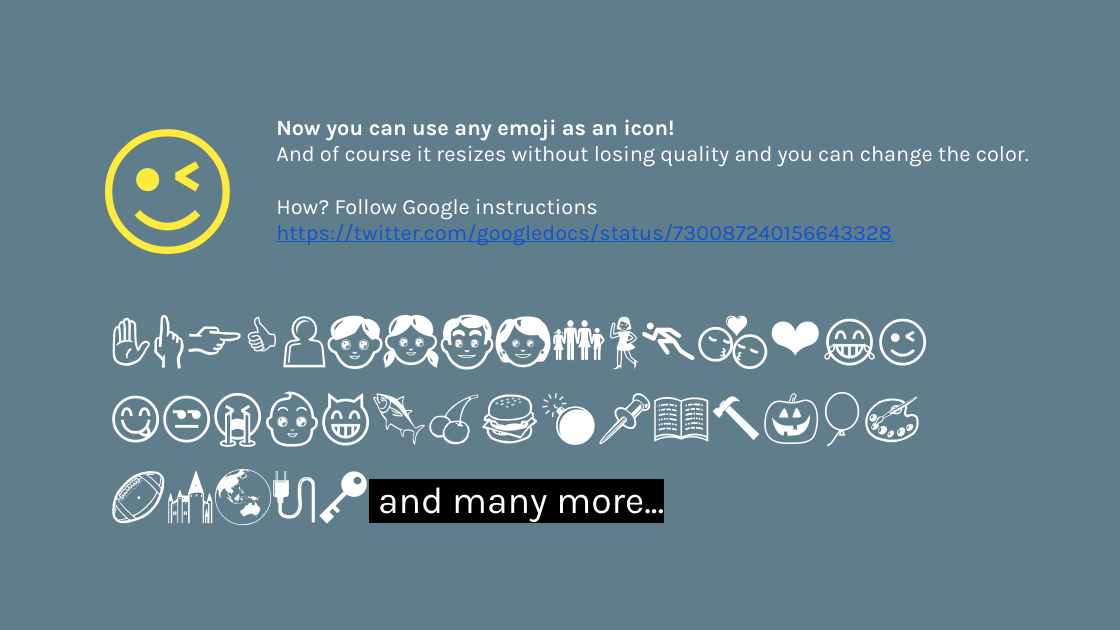
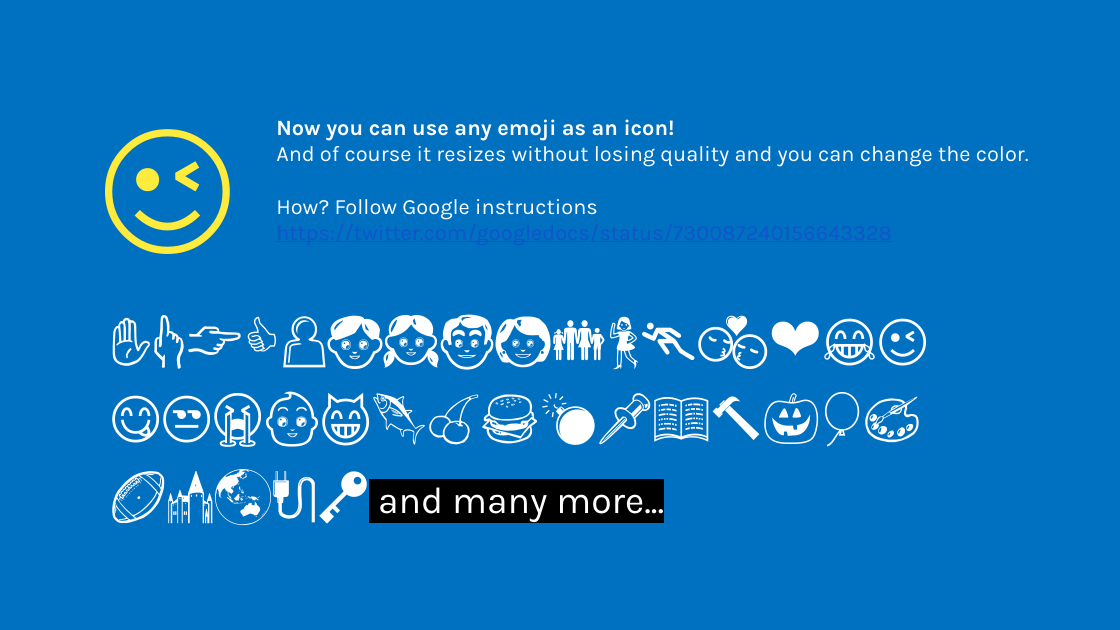
Before and after one commit to kucera-jan-cz/elasticsearch-course, a slide deck: slide 7 of 03 - cluster and maintenance.pptx (slide 47 before the commit). Drawn at 1120x630 pixels with LibreOffice and Linux fonts; fonts in the diff are those of the drawing. Boxes give left, top, right and bottom in pixels: in the first picture for what was removed or moved away, otherwise in the second. Text is boxed around its words. In the diff, an @@ line names an element or a change of style, - is before the commit and + after.

```diff
--- a/03 - cluster and maintenance.pptx
+++ b/03 - cluster and maintenance.pptx
@@ background #607D8B to #0070C0 @@
```
Also in this commit, not shown: 1 other slide changed, 5 slides added, 45 slides removed, 3 other files.
